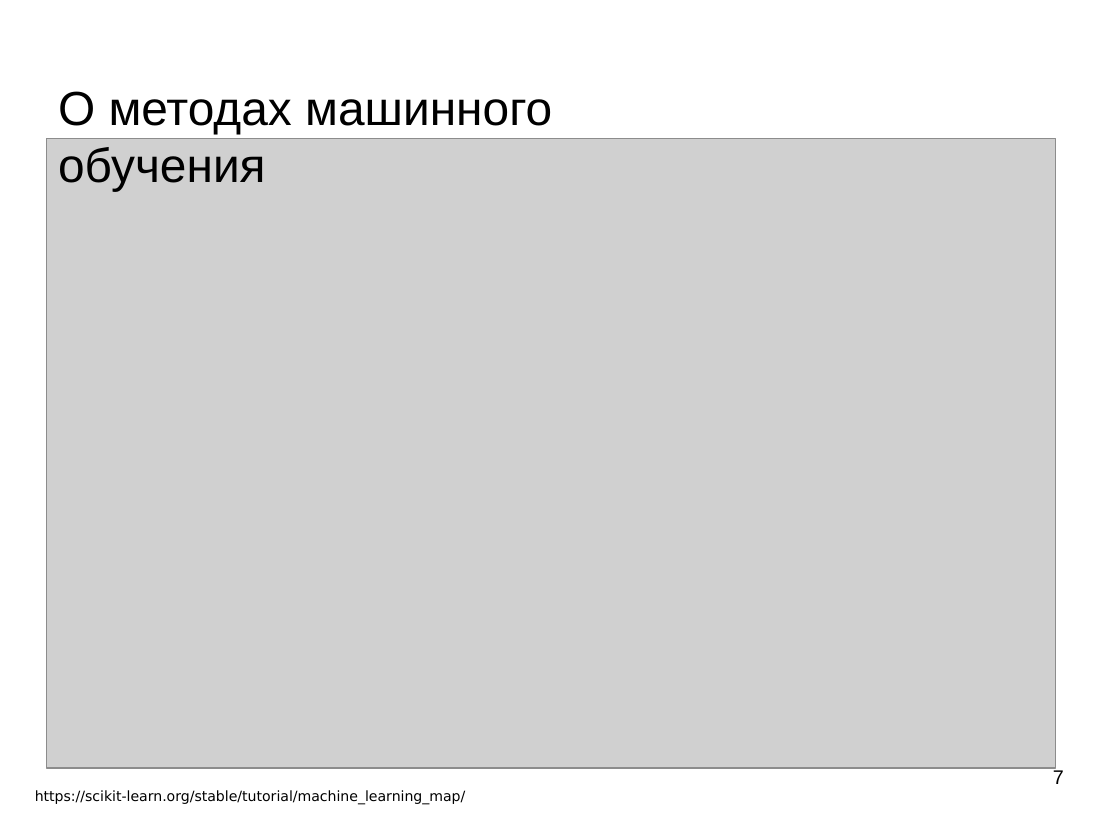
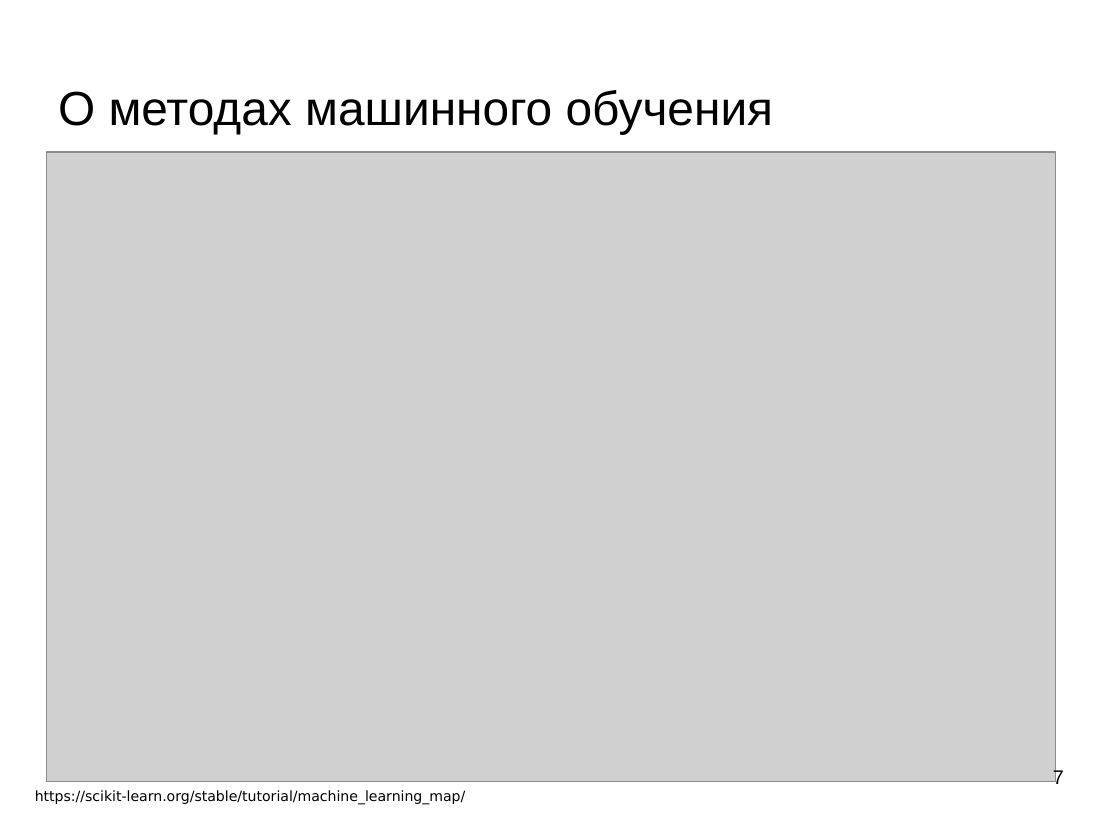
Before and after one commit to mechanoid5/ml_lectorium_2023_I, a slide deck: slide 7 of 03-ml-basic.odp. Drawn at 1120x840 pixels with LibreOffice and Linux fonts; fonts in the diff are those of the drawing; grey boxes stand for pictures; background and template pictures are left out. Boxes give left, top, right and bottom in pixels: in the first picture for what was removed or moved away, otherwise in the second. Text is boxed around its words. In the diff, an @@ line names an element or a change of style, - is before the commit and + after.

```diff
--- a/03-ml-basic.odp
+++ b/03-ml-basic.odp
@@ text "О методах машинного обучения" rewrapped from <box>58,91,552,191</box> to <box>58,90,774,134</box> @@
@@ picture: place and size @@
-picture at <box>47,138,1057,767</box>
+picture at <box>47,152,1057,782</box>
```
Also in this commit, not shown: 3 other files.
